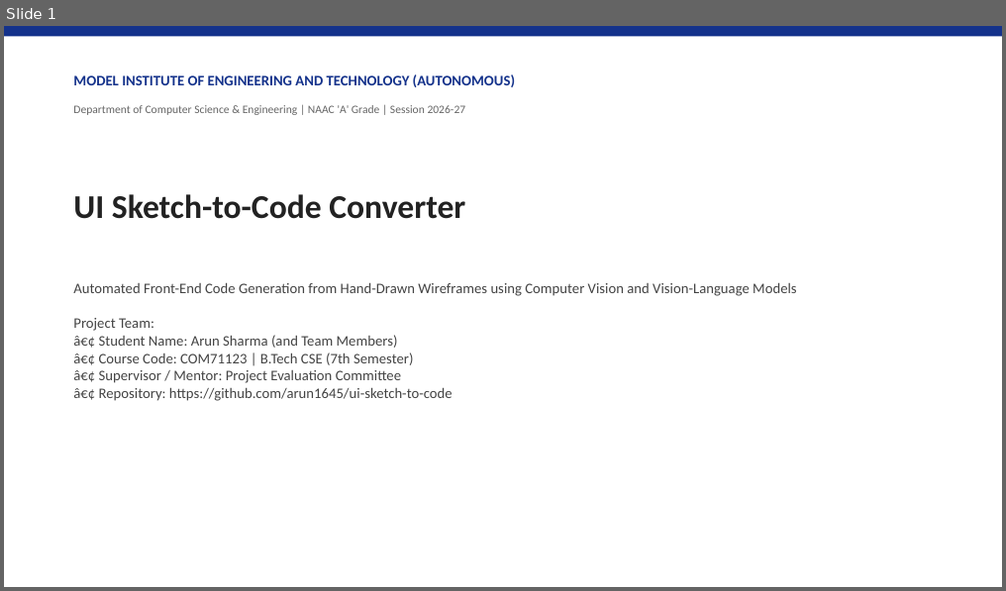
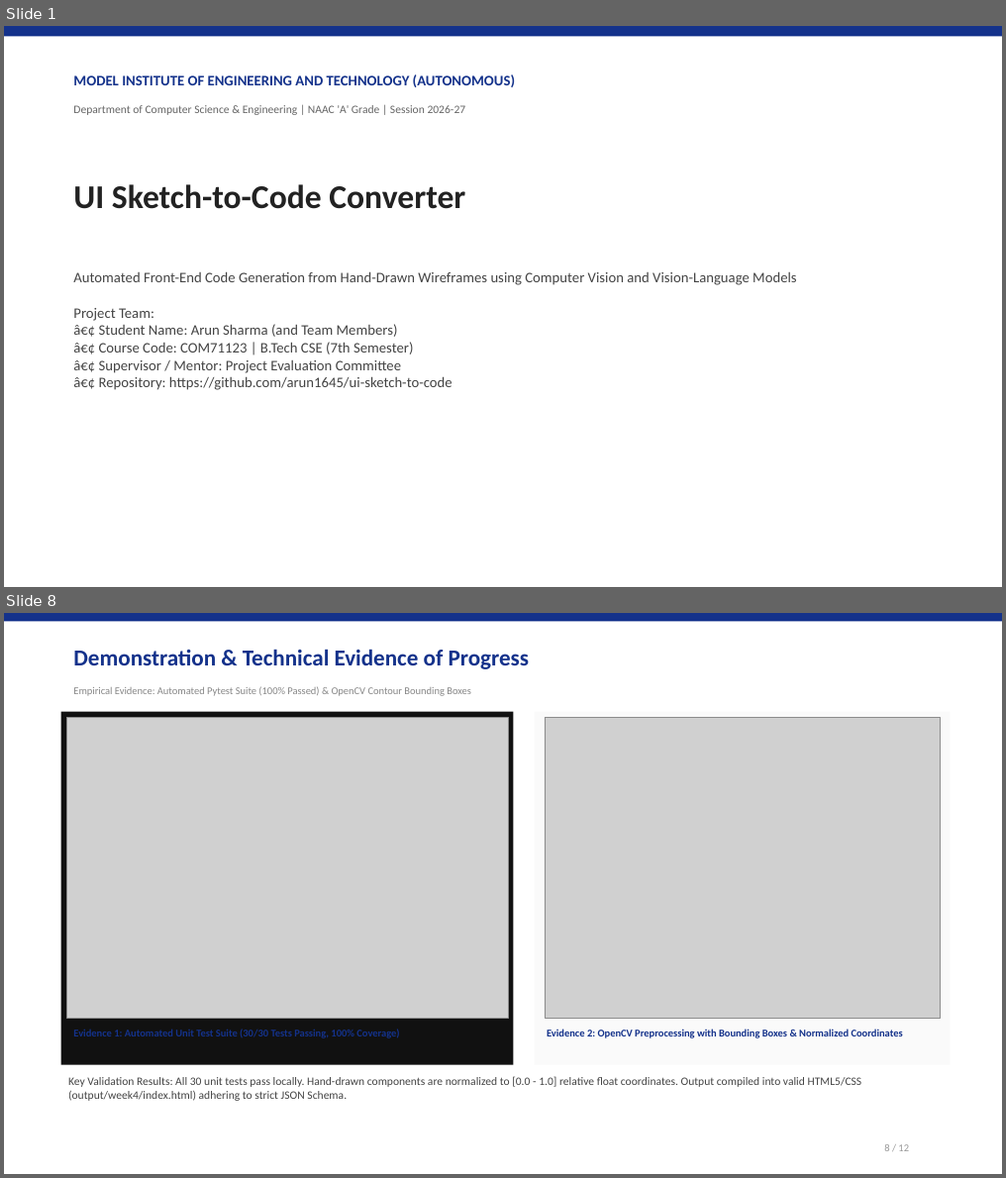
Before and after one commit to arun160420/ui-sketch-to-code, a slide deck: UI_Sketch_to_Code_Presentation.pptx. Shown one above the other, each under a label of ours: slide 1 before the commit, slides 1 and 8 after it; the slides between them are not shown. The pictures are 1006x591 and 1006x1178 pixels, drawn with LibreOffice and Linux fonts; fonts in the diff are those of the drawing; grey boxes stand for pictures. Boxes give left, top, right and bottom in pixels: in the first picture for what was removed or moved away, otherwise in the second. Text is boxed around its words. In the diff, an @@ line names an element or a change of style, - is before the commit and + after.

Commit message:
docs: embed empirical evidence screenshots into Slide 8 of PPTX

```diff
--- a/UI_Sketch_to_Code_Presentation.pptx
+++ b/UI_Sketch_to_Code_Presentation.pptx
@@ slide 8 added at box(4, 613, 1002, 1174), background #FFFFFF @@
@@ rectangle added at box(4, 613, 1002, 621), fill #14328B @@
@@ text added at box(73, 649, 529, 669), 22 pt, text #14328B, bold @@
+Demonstration & Technical Evidence of Progress
@@ text added at box(73, 686, 471, 696), 10 pt, text #888888 @@
+Empirical Evidence: Automated Pytest Suite (100% Passed) & OpenCV Contour Bounding Boxes
@@ rectangle added at box(60, 712, 513, 1065), fill #111111 @@
@@ picture added at box(66, 717, 508, 1019) @@
@@ rectangle added at box(534, 712, 950, 1065), fill #FAFAFA @@
@@ picture added at box(545, 717, 940, 1019) @@
@@ text added at box(73, 1029, 399, 1039), 10 pt, text #14328B, bold @@
+Evidence 1: Automated Unit Test Suite (30/30 Tests Passing, 100% Coverage)
@@ text added at box(547, 1029, 903, 1039), 10 pt, text #14328B, bold @@
+Evidence 2: OpenCV Preprocessing with Bounding Boxes & Normalized Coordinates
@@ text added at box(68, 1076, 862, 1101), 11 pt, text #444444 @@
+Key Validation Results: All 30 unit tests pass locally. Hand-drawn components are normalized to [0.0 - 1.0] relative float coordinates. Output compiled into valid HTML5/CSS (output/week4/index.html) adhering to strict JSON Schema.
@@ text added at box(884, 1145, 909, 1152), 10 pt, text #999999 @@
+8 / 12
@@ slide 1 changed as well @@
@@ text "UI Sketch-to-Code Converter": place and size @@
-text "UI Sketch-to-Code Converter" at box(73, 194, 465, 219)
+text "UI Sketch-to-Code Converter" at box(73, 184, 465, 209)
@@ text "Automated Front-End Code Generation from ...": place and size @@
-text "Automated Front-End Code Generation from ..." at box(73, 282, 797, 401)
+text "Automated Front-End Code Generation from ..." at box(73, 272, 797, 390)
```
Also in this commit, not shown: 10 other slides changed, 1 slide removed, 1 other file.
